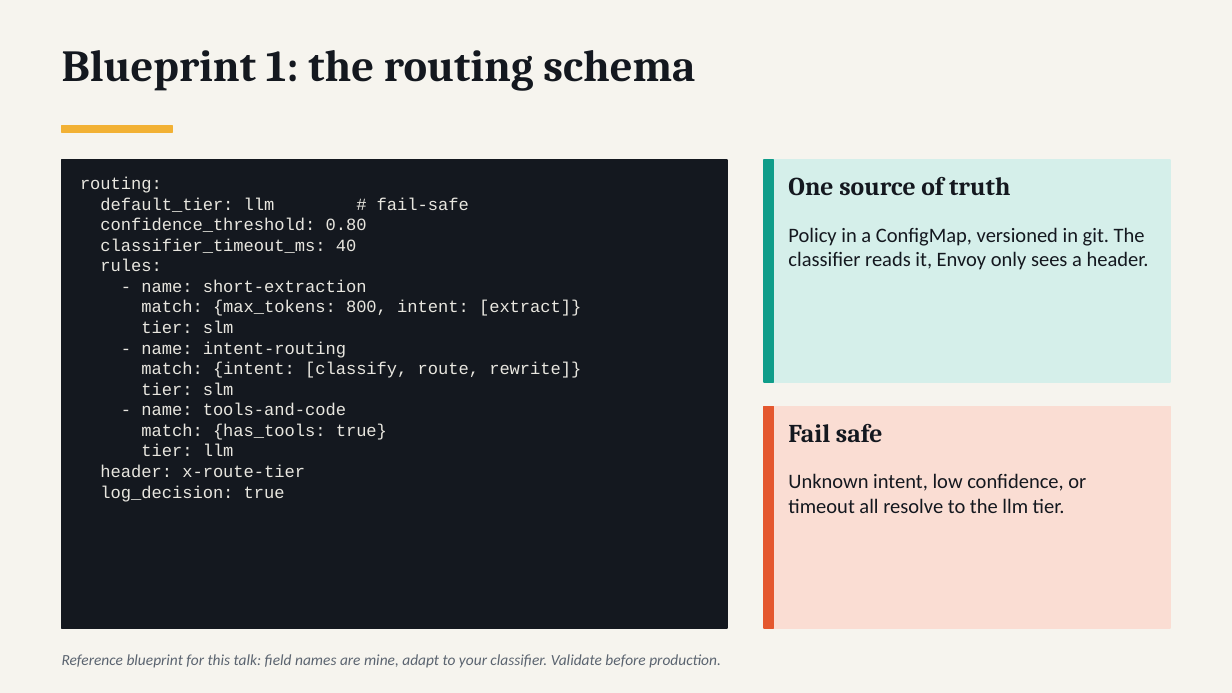
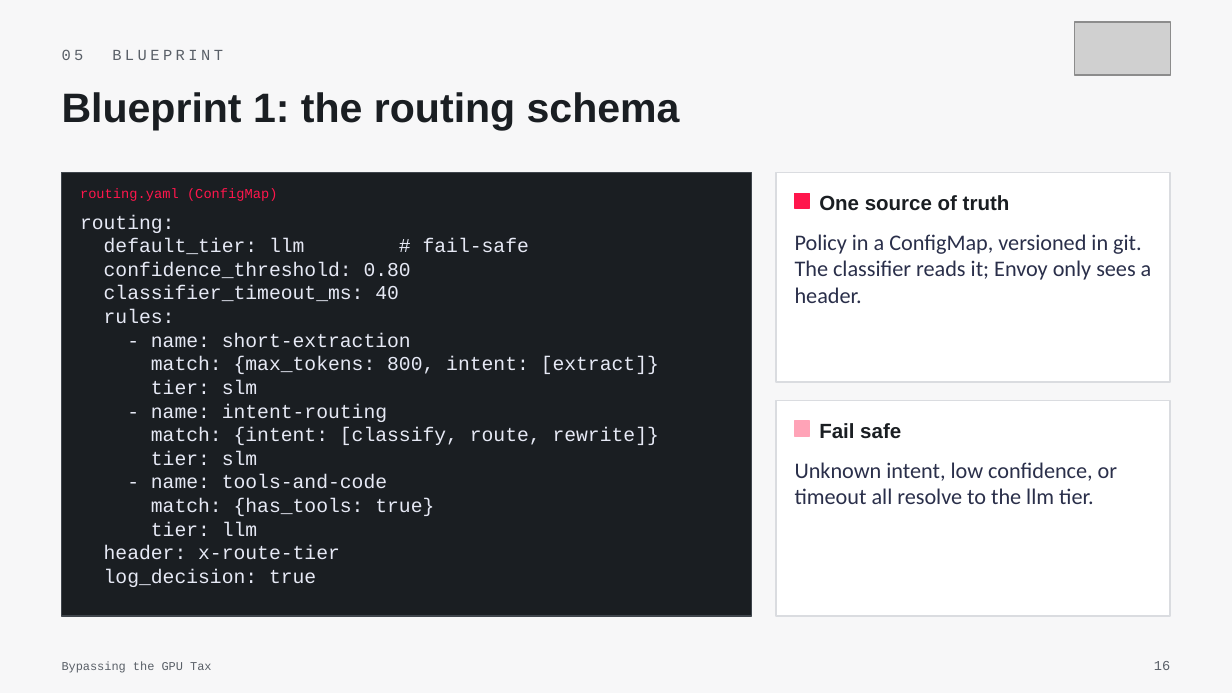
Before and after one commit to Sagar2366/bypassing-the-gpu-tax, a slide deck: slide 16 of slides/WeAreDevelopers-India-Bypassing-the-GPU-Tax.pptx (slide 13 before the commit). Drawn at 1232x693 pixels with LibreOffice and Linux fonts; fonts in the diff are those of the drawing; grey boxes stand for pictures. Boxes give left, top, right and bottom in pixels: in the first picture for what was removed or moved away, otherwise in the second. Text is boxed around its words. In the diff, an @@ line names an element or a change of style, - is before the commit and + after.

```diff
--- a/slides/WeAreDevelopers-India-Bypassing-the-GPU-Tax.pptx
+++ b/slides/WeAreDevelopers-India-Bypassing-the-GPU-Tax.pptx
@@ background #F6F4EE to #F7F7F8 @@
@@ picture added at [1074, 22, 1170, 75] @@
@@ text added at [62, 49, 223, 60], 9 pt, text #5A6068 @@
+05 BLUEPRINT
@@ text "Blueprint 1: the routing schema": place and size @@
-text "Blueprint 1: the routing schema" at [62, 50, 695, 91]
+text "Blueprint 1: the routing schema" at [62, 92, 680, 130]
@@ text "Blueprint 1: the routing schema" at [62, 92, 680, 130]: size 26 to 24 pt, font Cambria to Arial, text colour #14181F to #1A1E22 @@
@@ rectangle removed at [62, 126, 172, 132] @@
@@ rectangle: place and size @@
-rectangle at [62, 160, 727, 628]
+rectangle at [62, 172, 752, 616]
@@ rectangle at [62, 172, 752, 616]: fill #14181F to #1A1E22; outline #14181F 1 pt to #3F454C 1 pt @@
@@ rectangle removed at [764, 160, 774, 382] @@
@@ rectangle: place and size @@
-rectangle at [764, 160, 1170, 382]
+rectangle at [776, 172, 1170, 382]
@@ rectangle at [776, 172, 1170, 382]: fill #D5EFEA to #FFFFFF; outline #D5EFEA 1 pt to #DADCE0 1 pt @@
@@ text "routing:": place and size @@
-text "routing:" at [80, 176, 581, 502]
+text "routing:" at [80, 215, 659, 587]
@@ text "routing:" at [80, 215, 659, 587]: size 10 to 11.5 pt, text colour #E8E6DF to #E6E9F5 @@
@@ text added at [80, 189, 278, 201], 8 pt, text #FF164C @@
+routing.yaml (ConfigMap)
@@ rectangle added at [795, 193, 809, 208], fill #FF164C, outline #FF164C 1 pt @@
@@ text "One source of truth": place and size @@
-text "One source of truth" at [788, 177, 1010, 196]
+text "One source of truth" at [819, 195, 1010, 211]
@@ text "One source of truth" at [819, 195, 1010, 211]: size 15 to 12 pt, font Cambria to Arial, text colour #14181F to #1A1E22; vertical alignment top to middle @@
@@ text at [795, 234, 1152, 303]: text changed; size 12 to 13 pt; text colour #14181F to #2A2F4A @@
-Policy in a ConfigMap, versioned in git. The classifier reads it, Envoy only sees a header.
+Policy in a ConfigMap, versioned in git. The classifier reads it; Envoy only sees a header.
@@ rectangle removed at [764, 407, 774, 628] @@
@@ rectangle: place and size @@
-rectangle at [764, 407, 1170, 628]
+rectangle at [776, 400, 1170, 616]
@@ rectangle at [776, 400, 1170, 616]: fill #FADDD3 to #FFFFFF; outline #FADDD3 1 pt to #DADCE0 1 pt @@
@@ text "Fail safe" at [819, 423, 901, 439]: size 15 to 12 pt, font Cambria to Arial, text colour #14181F to #1A1E22; vertical alignment top to middle @@
@@ text "Fail safe": place and size @@
-text "Fail safe" at [788, 424, 883, 443]
+text "Fail safe" at [819, 423, 901, 439]
@@ rectangle added at [795, 421, 809, 436], fill #FFA3B7, outline #FFA3B7 1 pt @@
@@ text "Unknown intent, low confidence, or ...": place and size @@
-text "Unknown intent, low confidence, or ..." at [788, 473, 1086, 513]
+text "Unknown intent, low confidence, or ..." at [795, 462, 1117, 504]
@@ text "Unknown intent, low confidence, or ..." at [795, 462, 1117, 504]: size 12 to 13 pt, text colour #14181F to #2A2F4A @@
@@ text removed at [62, 654, 721, 668] @@
-Reference blueprint for this talk: field names are mine, adapt to your classifier. Validate before production.
@@ text added at [62, 661, 211, 673], 7 pt, text #5A6068 @@
+Bypassing the GPU Tax
@@ text added at [1154, 661, 1170, 670], 8 pt, text #5A6068 @@
+16
```
Also in this commit, not shown: 15 other slides changed, 20 slides added, 8 slides removed, 2 other files.
